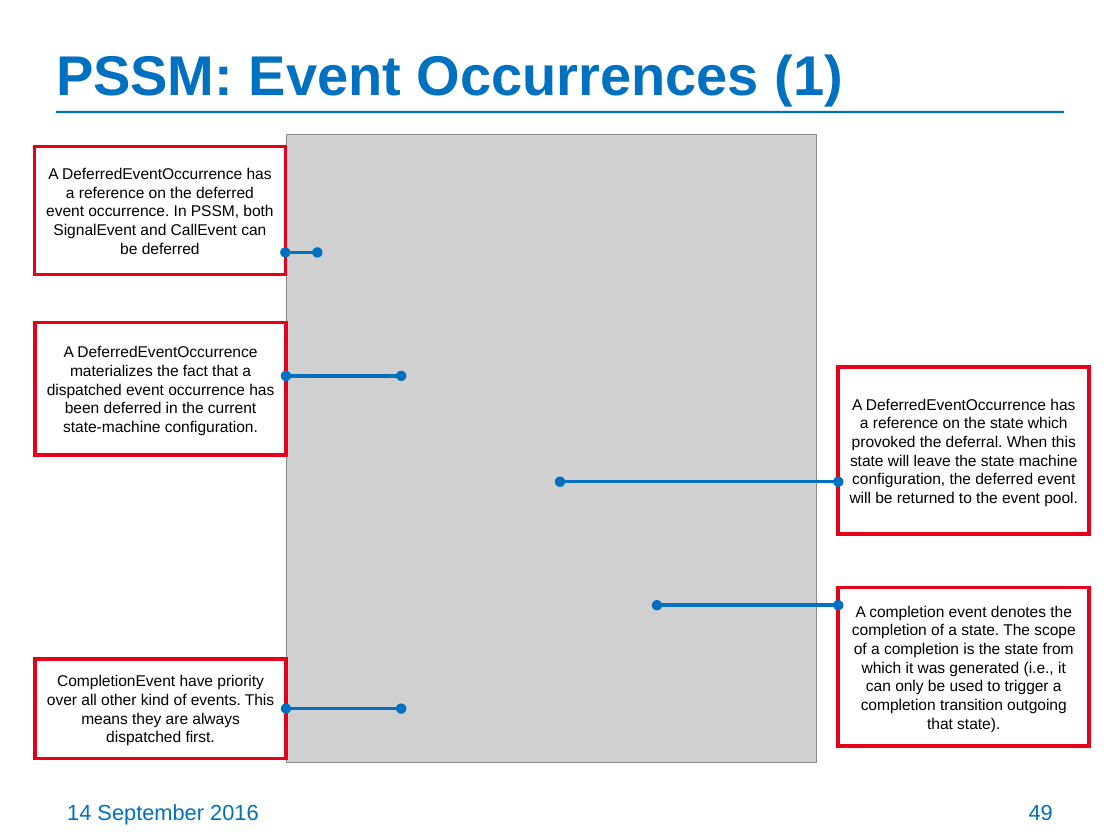
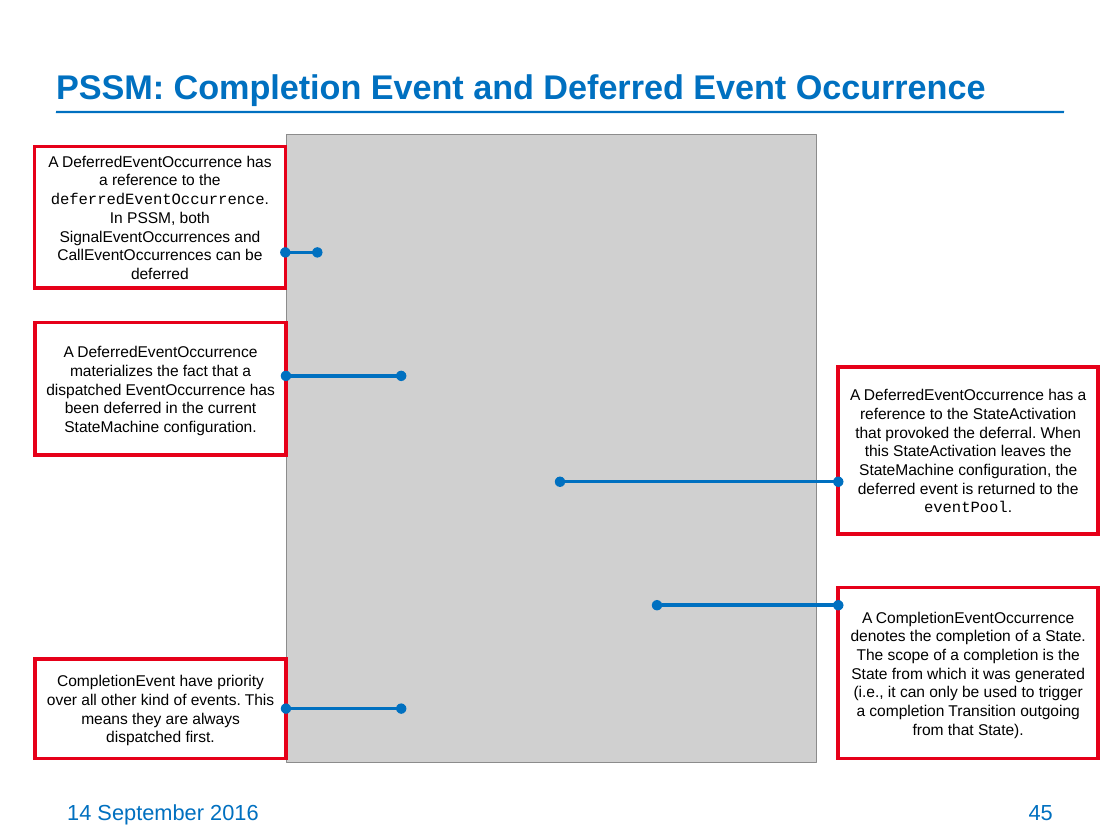
Before and after one commit to ModelDriven/PSSM, a slide deck: slide 45 of Presentations/201609-Chicago-Meeting/PSSM-initial-submission-update.pptx (slide 49 before the commit). Drawn at 1120x840 pixels with LibreOffice and Linux fonts; fonts in the diff are those of the drawing; grey boxes stand for pictures. Boxes give left, top, right and bottom in pixels: in the first picture for what was removed or moved away, otherwise in the second. Text is boxed around its words. In the diff, an @@ line names an element or a change of style, - is before the commit and + after.

```diff
--- a/Presentations/201609-Chicago-Meeting/PSSM-initial-submission-update.pptx
+++ b/Presentations/201609-Chicago-Meeting/PSSM-initial-submission-update.pptx
@@ title at bbox=[56, 74, 986, 106]: text changed; size 36 to 22 pt @@
-PSSM: Event Occurrences (1)
+PSSM: Completion Event and Deferred Event Occurrence
@@ rectangle "A DeferredEventOccurrence has a reference ...": place and size @@
-rectangle "A DeferredEventOccurrence has a reference ..." at bbox=[35, 147, 286, 274]
+rectangle "A DeferredEventOccurrence has a reference ..." at bbox=[35, 147, 286, 288]
@@ text in rectangle at bbox=[48, 155, 272, 279]: text changed @@
-A DeferredEventOccurrence has a reference on the deferred event occurrence. In PSSM, both SignalEvent and CallEvent can be deferred
+A DeferredEventOccurrence has a reference to the deferredEventOccurrence. In PSSM, both SignalEventOccurrences and CallEventOccurrences can be deferred
@@ text in rectangle at bbox=[46, 345, 275, 435]: text changed @@
-A DeferredEventOccurrence materializes the fact that a dispatched event occurrence has been deferred in the current state-machine configuration.
+A DeferredEventOccurrence materializes the fact that a dispatched EventOccurrence has been deferred in the current StateMachine configuration.
@@ rectangle "A DeferredEventOccurrence has a reference ...": place and size @@
-rectangle "A DeferredEventOccurrence has a reference ..." at bbox=[838, 367, 1089, 534]
+rectangle "A DeferredEventOccurrence has a reference ..." at bbox=[838, 367, 1098, 534]
@@ text in rectangle at bbox=[850, 388, 1087, 512]: text changed @@
-A DeferredEventOccurrence has a reference on the state which provoked the deferral. When this state will leave the state machine configuration, the deferred event will be returned to the event pool.
+A DeferredEventOccurrence has a reference to the StateActivation that provoked the deferral. When this StateActivation leaves the StateMachine configuration, the deferred event is returned to the eventPool.
@@ rectangle "A CompletionEventOccurrence denotes the completion ...": place and size @@
-rectangle "A CompletionEventOccurrence denotes the completion ..." at bbox=[838, 588, 1089, 747]
+rectangle "A CompletionEventOccurrence denotes the completion ..." at bbox=[838, 588, 1098, 759]
@@ text in rectangle at bbox=[851, 611, 1085, 738]: text changed @@
-A completion event denotes the completion of a state. The scope of a completion is the state from which it was generated (i.e., it can only be used to trigger a completion transition outgoing that state).
+A CompletionEventOccurrence denotes the completion of a State. The scope of a completion is the State from which it was generated (i.e., it can only be used to trigger a completion Transition outgoing from that State).
@@ page number at bbox=[1029, 805, 1053, 821]: text changed @@
-49
+45
```
Also in this commit, not shown: 36 other slides changed, 19 slides removed.
